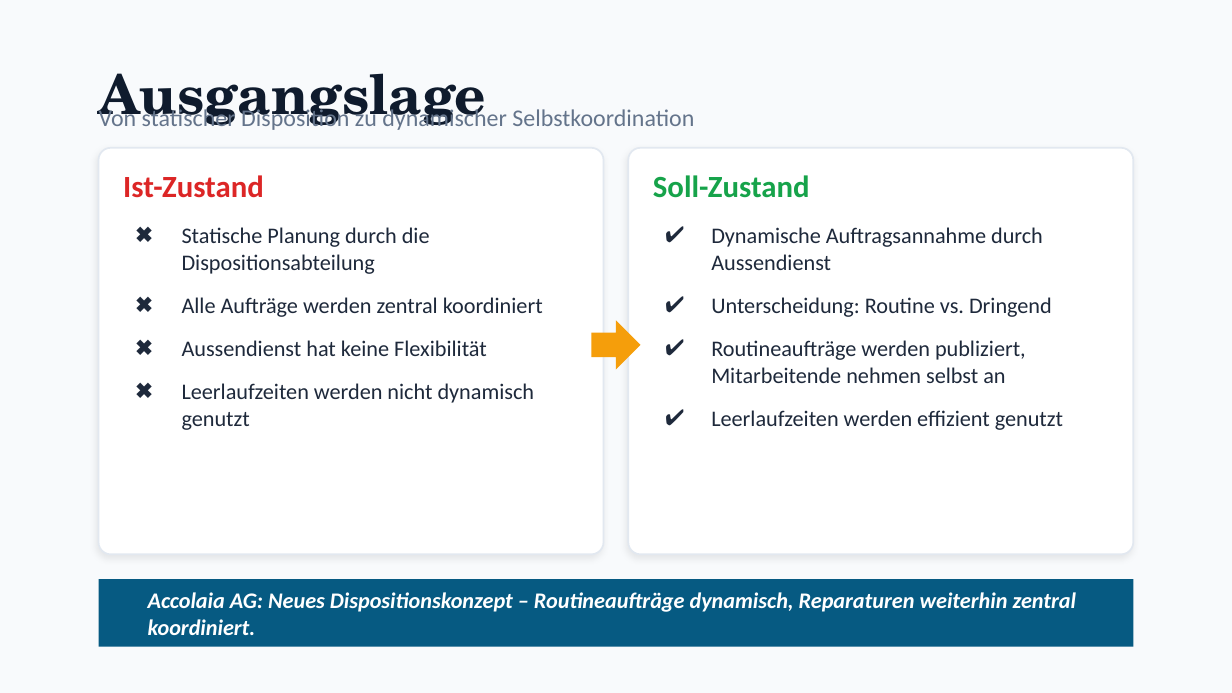
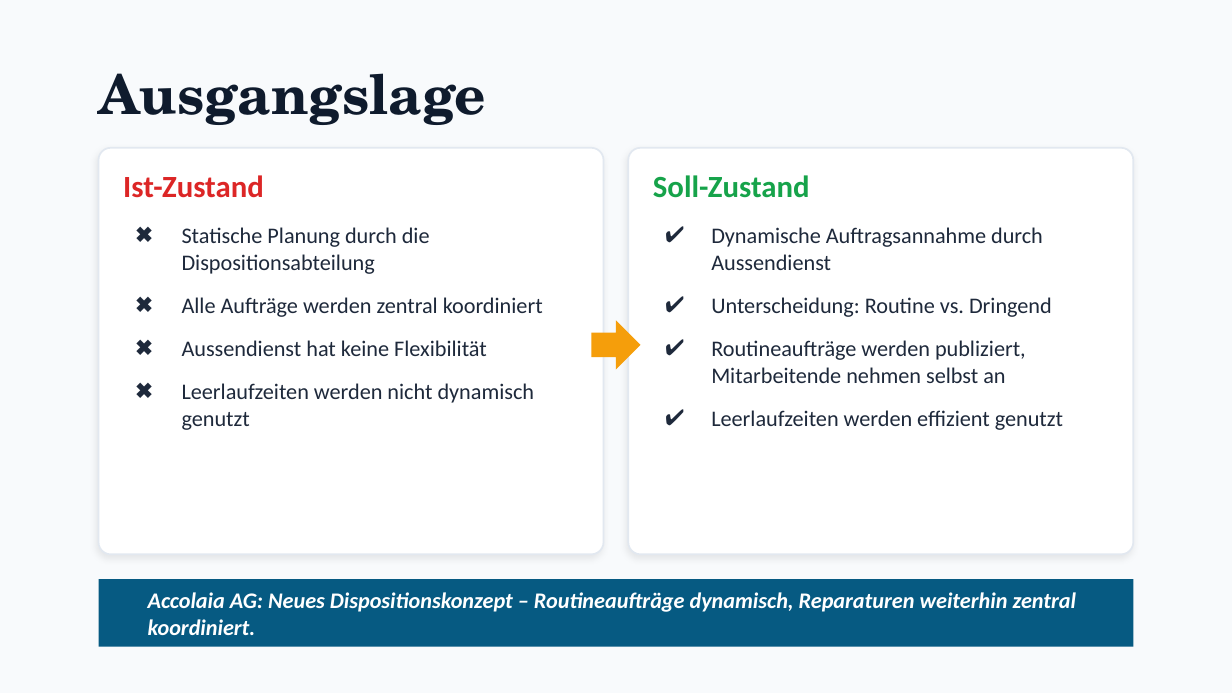
Before and after one commit to rpa-private/case3-fhnw-sa, a slide deck: slide 3 of Case3_Abgabe/Case3_Praesentation.pptx. Drawn at 1232x693 pixels with LibreOffice and Linux fonts; fonts in the diff are those of the drawing. Boxes give left, top, right and bottom in pixels: in the first picture for what was removed or moved away, otherwise in the second. Text is boxed around its words. In the diff, an @@ line names an element or a change of style, - is before the commit and + after.

Commit message:
Change

```diff
--- a/Case3_Abgabe/Case3_Praesentation.pptx
+++ b/Case3_Abgabe/Case3_Praesentation.pptx
@@ text removed at [99, 106, 694, 130] @@
-Von statischer Disposition zu dynamischer Selbstkoordination
```
